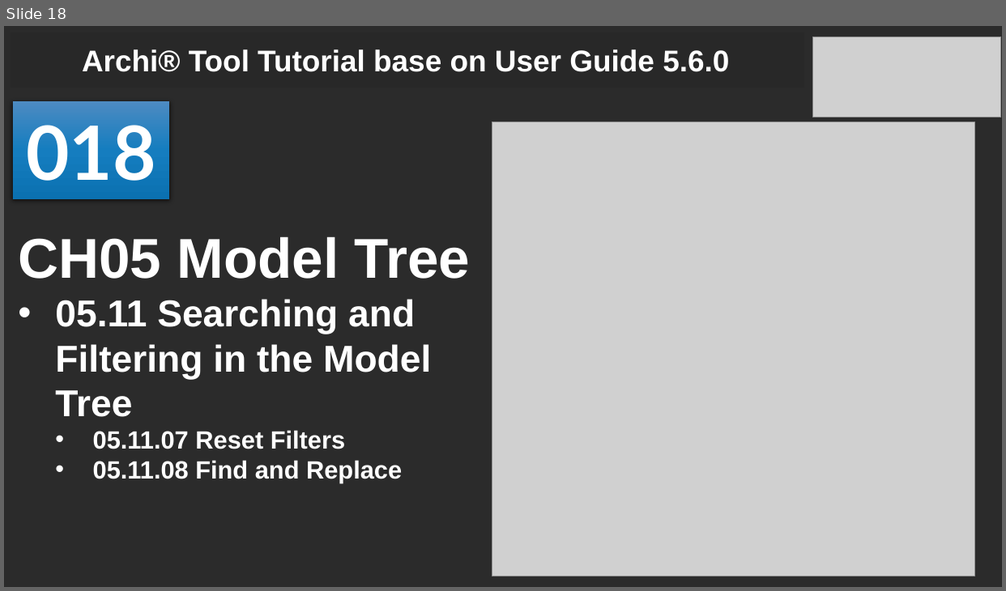
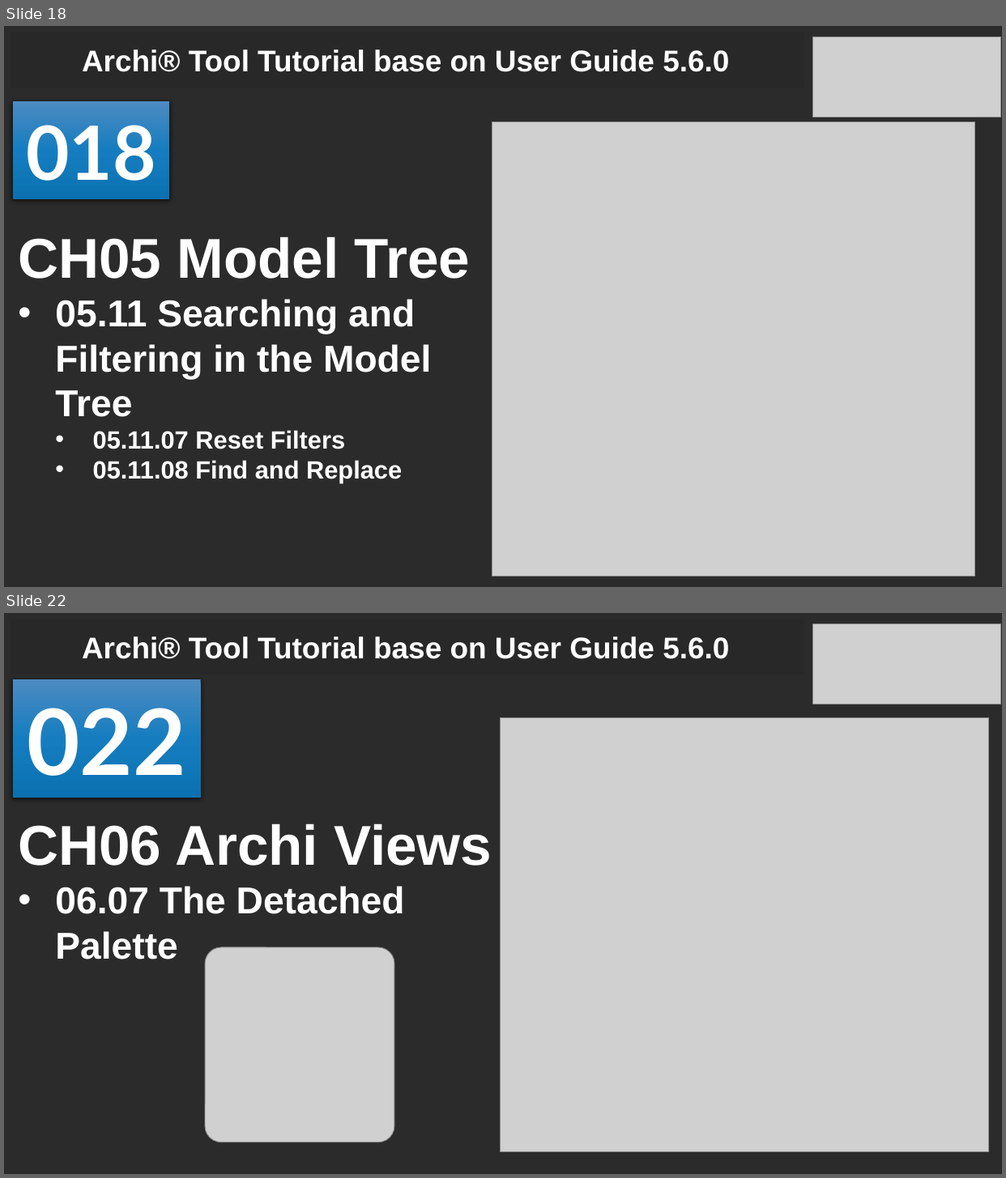
Before and after one commit to yasenstar/Archi_Tutorial, a slide deck: Archi_Tool_Tutorial_base_on_User_Guide.pptx. Shown one above the other, each under a label of ours: slide 18 before the commit, slides 18 and 22 after it; the slides between them are not shown. The pictures are 1006x591 and 1006x1178 pixels, drawn with LibreOffice and Linux fonts; fonts in the diff are those of the drawing; grey boxes stand for pictures; background and template pictures are left out; a plain dark background stands for a picture behind light text. Boxes give left, top, right and bottom in pixels: in the first picture for what was removed or moved away, otherwise in the second. Text is boxed around its words. In the diff, an @@ line names an element or a change of style, - is before the commit and + after.

```diff
--- a/Archi_Tool_Tutorial_base_on_User_Guide.pptx
+++ b/Archi_Tool_Tutorial_base_on_User_Guide.pptx
@@ slide 22 added at box(4, 613, 1002, 1174), background picture (left out) @@
@@ title added at box(82, 636, 729, 659), 28.8 pt, text #FFFFFF, bold @@
+Archi® Tool Tutorial base on User Guide 5.6.0
@@ picture added at box(813, 624, 1001, 705) @@
@@ rectangle added at box(13, 679, 201, 798), fill gradient #4E8BC3 to #157EC0 to #0C71B1, 88 pt, text #FFFFFF, bold @@
+022
@@ picture added at box(500, 717, 989, 1152) @@
@@ text added at box(18, 824, 492, 960), 36 pt, text #FFFFFF, bold @@
+CH06 Archi Views
+• 06.07 The Detached Palette
@@ picture added at box(206, 948, 394, 1142) @@
```
Also in this commit, not shown: 1 slide changed, 5 other slides added, 3 other files.
